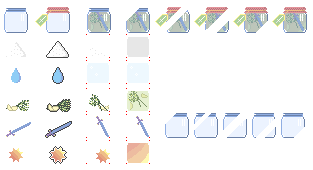
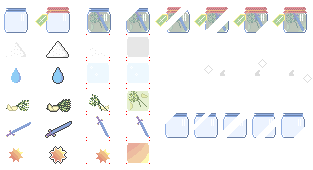
Layers edited between the first and the second 313×170 image:
added group "Tip" with 1 layers above "markers" over (204, 59, 312, 83)
added layer "1" (1st of 3, in "Tip") in group "Tip" over (204, 59, 312, 83)
